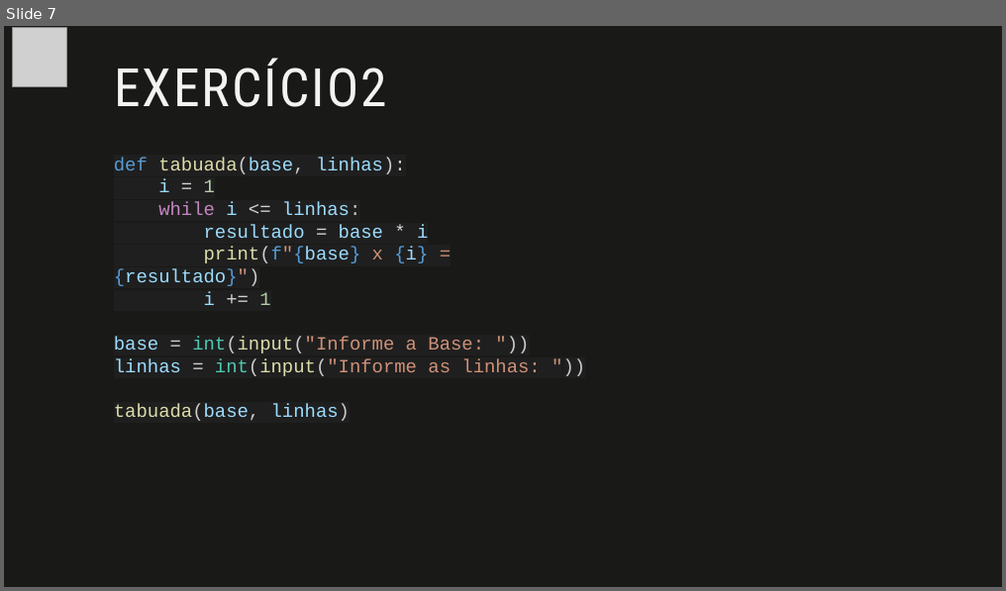
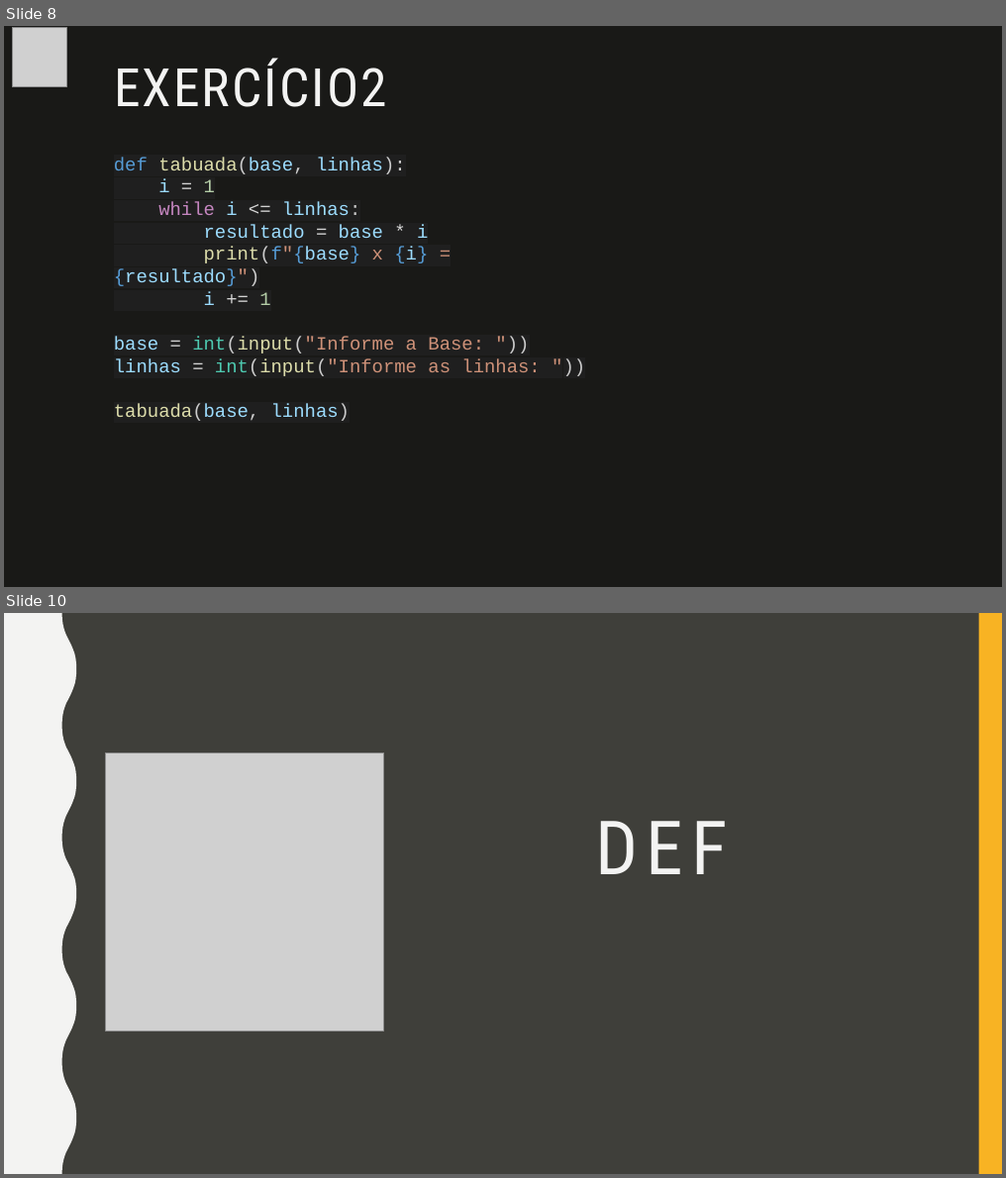
Before and after one commit to fabio-sudo/PythonCurso, a slide deck: Python_Dev/Python Intermediário/Material Python/1- Funções em Python.pptx. Shown one above the other, each under a label of ours: slide 7 before the commit, slides 8 and 10 after it; the slides between them are not shown. The pictures are 1006x591 and 1006x1178 pixels, drawn with LibreOffice and Linux fonts; fonts in the diff are those of the drawing; grey boxes stand for pictures. Boxes give left, top, right and bottom in pixels: in the first picture for what was removed or moved away, otherwise in the second. Text is boxed around its words. In the diff, an @@ line names an element or a change of style, - is before the commit and + after.

```diff
--- a/Python_Dev/Python Intermediário/Material Python/1- Funções em Python.pptx
+++ b/Python_Dev/Python Intermediário/Material Python/1- Funções em Python.pptx
@@ slide 10 added at [4, 613, 1002, 1174], background #3F3F3A @@
@@ rectangle added at [4, 613, 27, 1174], fill #F3F3F2 @@
@@ rectangle added at [4, 613, 1002, 1174], fill #3F3F3A @@
@@ freeform shape added at [4, 613, 76, 1174], fill #F3F3F2 @@
@@ rectangle added at [979, 613, 1002, 1174], fill #F8B323 @@
@@ picture added at [106, 753, 384, 1032] @@
@@ title added at [595, 821, 728, 874], 72 pt, text #F3F3F2 @@
+DEF
@@ what was slide 7 is now slide 8 @@
```
Also in this commit, not shown: 2 other slides added, 2 other files.
